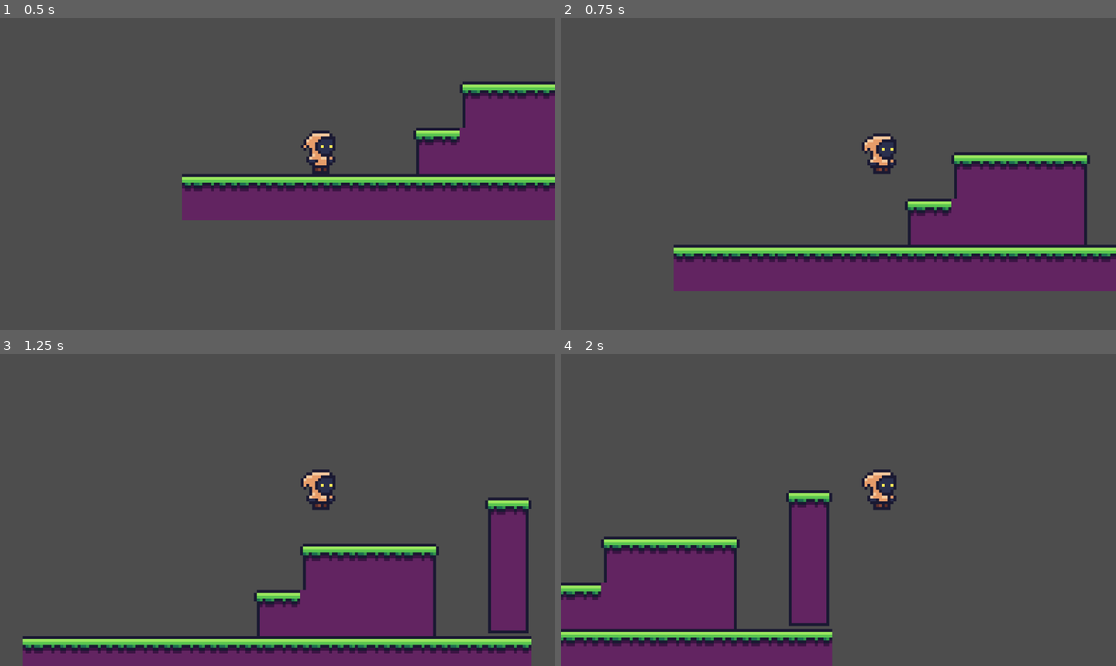
Above: before the commit, frames 1-4 (two rows, left to right).
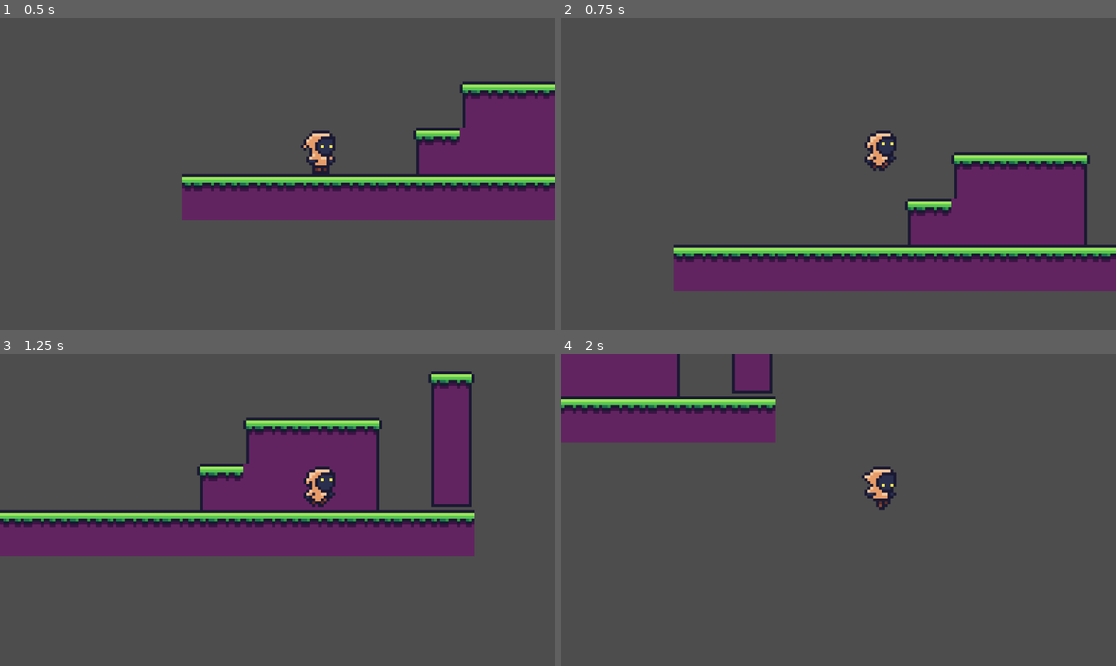
Above: after the commit, the same moments.

Repository: emilyahmad/first-platformer
Game: Godot game, scene res://Assets/Scenes/Areas/area_1.tscn
Same seed, same stepped clock (60 frames per second), same inputs: the game is played once before the commit and once after it.
Inputs:
- Up to frame 1 (0.5 s): no input
- Up to frame 2 (0.75 s): tap Enter at 0.5 s; hold Right (move_right) from 0.53 s (still down); tap Space (jump) at 0.6 s
- Up to frame 3 (1.25 s): keep holding Right (move_right); tap Space (jump) at 0.77, 1.07 s
- Up to frame 4 (2 s): keep holding Right (move_right); tap Space (jump) at 1.35, 1.52, 1.82 s

Frame 1 is identical in both runs. In frame 2, 0.4% of the frame differs, in the area x 54-61%, y 36-51%; in frame 3, 43%, in the area x 0-96%, y 5-100%; in frame 4, 27%.

Commit message:
working on tile map

Diff:
--- a/Assets/Scenes/Areas/area_1.tscn
+++ b/Assets/Scenes/Areas/area_1.tscn
@@ -6,68 +6,206 @@
 [sub_resource type="TileSetAtlasSource" id="TileSetAtlasSource_3uyhe"]
 texture = ExtResource("1_uidp5")
 0:0/0 = 0
-0:0/0/physics_layer_0/polygon_0/points = PackedVector2Array(-8, -8, 8, -8, 8, 8, -8, 8)
+0:0/0/terrain_set = 0
+0:0/0/terrain = 0
+0:0/0/physics_layer_0/polygon_0/points = PackedVector2Array(-8, -8, 8, -8, 8, -4, -8, -4)
+0:0/0/physics_layer_0/polygon_0/one_way = true
+0:0/0/terrains_peering_bit/right_side = 0
+0:0/0/terrains_peering_bit/bottom_right_corner = 0
+0:0/0/terrains_peering_bit/bottom_side = 0
 1:0/0 = 0
-1:0/0/physics_layer_0/polygon_0/points = PackedVector2Array(-8, -8, 8, -8, 8, 8, -8, 8)
+1:0/0/terrain_set = 0
+1:0/0/terrain = 0
+1:0/0/physics_layer_0/polygon_0/points = PackedVector2Array(-8, -8, 8, -8, 8, -4, -8, -4)
+1:0/0/physics_layer_0/polygon_0/one_way = true
+1:0/0/terrains_peering_bit/right_side = 0
+1:0/0/terrains_peering_bit/bottom_right_corner = 0
+1:0/0/terrains_peering_bit/bottom_side = 0
+1:0/0/terrains_peering_bit/bottom_left_corner = 0
+1:0/0/terrains_peering_bit/left_side = 0
 2:0/0 = 0
-2:0/0/physics_layer_0/polygon_0/points = PackedVector2Array(-8, -8, 8, -8, 8, 8, -8, 8)
+2:0/0/terrain_set = 0
+2:0/0/terrain = 0
+2:0/0/physics_layer_0/polygon_0/points = PackedVector2Array(-8, -8, 8, -8, 8, -4, -8, -4)
+2:0/0/physics_layer_0/polygon_0/one_way = true
+2:0/0/terrains_peering_bit/bottom_side = 0
+2:0/0/terrains_peering_bit/bottom_left_corner = 0
+2:0/0/terrains_peering_bit/left_side = 0
 3:0/0 = 0
-3:0/0/physics_layer_0/polygon_0/points = PackedVector2Array(-8, -8, 8, -8, 8, 8, -8, 8)
+3:0/0/terrain_set = 0
+3:0/0/terrain = 0
+3:0/0/physics_layer_0/polygon_0/points = PackedVector2Array(-8, -8, 8, -8, 8, -4, -8, -4)
+3:0/0/physics_layer_0/polygon_0/one_way = true
+3:0/0/terrains_peering_bit/bottom_side = 0
 4:0/0 = 0
-4:0/0/physics_layer_0/polygon_0/points = PackedVector2Array(-8, -8, 8, -8, 8, 8, -8, 8)
+4:0/0/terrain_set = 0
+4:0/0/terrain = 0
+4:0/0/terrains_peering_bit/right_side = 0
+4:0/0/terrains_peering_bit/bottom_side = 0
+4:0/0/terrains_peering_bit/bottom_left_corner = 0
+4:0/0/terrains_peering_bit/left_side = 0
+4:0/0/terrains_peering_bit/top_left_corner = 0
+4:0/0/terrains_peering_bit/top_side = 0
+4:0/0/terrains_peering_bit/top_right_corner = 0
 5:0/0 = 0
+5:0/0/terrain_set = 0
+5:0/0/terrain = 0
 5:0/0/physics_layer_0/polygon_0/points = PackedVector2Array(-8, -8, 8, -8, 8, 8, -8, 8)
+5:0/0/terrains_peering_bit/right_side = 0
+5:0/0/terrains_peering_bit/bottom_right_corner = 0
+5:0/0/terrains_peering_bit/bottom_side = 0
+5:0/0/terrains_peering_bit/left_side = 0
+5:0/0/terrains_peering_bit/top_left_corner = 0
+5:0/0/terrains_peering_bit/top_side = 0
+5:0/0/terrains_peering_bit/top_right_corner = 0
 0:1/0 = 0
-0:1/0/physics_layer_0/polygon_0/points = PackedVector2Array(-8, -8, 8, -8, 8, 8, -8, 8)
+0:1/0/terrain_set = 0
+0:1/0/terrain = 0
+0:1/0/terrains_peering_bit/right_side = 0
+0:1/0/terrains_peering_bit/bottom_right_corner = 0
+0:1/0/terrains_peering_bit/bottom_side = 0
+0:1/0/terrains_peering_bit/top_side = 0
+0:1/0/terrains_peering_bit/top_right_corner = 0
 1:1/0 = 0
-1:1/0/physics_layer_0/polygon_0/points = PackedVector2Array(-8, -8, 8, -8, 8, 8, -8, 8)
+1:1/0/terrain_set = 0
+1:1/0/terrain = 0
+1:1/0/terrains_peering_bit/right_side = 0
+1:1/0/terrains_peering_bit/bottom_right_corner = 0
+1:1/0/terrains_peering_bit/bottom_side = 0
+1:1/0/terrains_peering_bit/bottom_left_corner = 0
+1:1/0/terrains_peering_bit/left_side = 0
+1:1/0/terrains_peering_bit/top_left_corner = 0
+1:1/0/terrains_peering_bit/top_side = 0
+1:1/0/terrains_peering_bit/top_right_corner = 0
 2:1/0 = 0
-2:1/0/physics_layer_0/polygon_0/points = PackedVector2Array(-8, -8, 8, -8, 8, 8, -8, 8)
+2:1/0/terrain_set = 0
+2:1/0/terrain = 0
+2:1/0/terrains_peering_bit/bottom_side = 0
+2:1/0/terrains_peering_bit/bottom_left_corner = 0
+2:1/0/terrains_peering_bit/left_side = 0
+2:1/0/terrains_peering_bit/top_left_corner = 0
+2:1/0/terrains_peering_bit/top_side = 0
 3:1/0 = 0
-3:1/0/physics_layer_0/polygon_0/points = PackedVector2Array(-8, -8, 8, -8, 8, 8, -8, 8)
+3:1/0/terrain_set = 0
+3:1/0/terrain = 0
+3:1/0/terrains_peering_bit/bottom_side = 0
+3:1/0/terrains_peering_bit/top_side = 0
 4:1/0 = 0
-4:1/0/physics_layer_0/polygon_0/points = PackedVector2Array(-8, -8, 8, -8, 8, 8, -8, 8)
+4:1/0/terrain_set = 0
+4:1/0/terrain = 0
+4:1/0/terrains_peering_bit/right_side = 0
+4:1/0/terrains_peering_bit/bottom_right_corner = 0
+4:1/0/terrains_peering_bit/bottom_side = 0
+4:1/0/terrains_peering_bit/bottom_left_corner = 0
+4:1/0/terrains_peering_bit/left_side = 0
+4:1/0/terrains_peering_bit/top_left_corner = 0
+4:1/0/terrains_peering_bit/top_side = 0
 5:1/0 = 0
-5:1/0/physics_layer_0/polygon_0/points = PackedVector2Array(-8, -8, 8, -8, 8, 8, -8, 8)
+5:1/0/terrain_set = 0
+5:1/0/terrain = 0
+5:1/0/terrains_peering_bit/right_side = 0
+5:1/0/terrains_peering_bit/bottom_right_corner = 0
+5:1/0/terrains_peering_bit/bottom_side = 0
+5:1/0/terrains_peering_bit/bottom_left_corner = 0
+5:1/0/terrains_peering_bit/left_side = 0
+5:1/0/terrains_peering_bit/top_side = 0
+5:1/0/terrains_peering_bit/top_right_corner = 0
 0:2/0 = 0
-0:2/0/physics_layer_0/polygon_0/points = PackedVector2Array(-8, -8, 8, -8, 8, 8, -8, 8)
+0:2/0/terrain_set = 0
+0:2/0/terrain = 0
+0:2/0/terrains_peering_bit/right_side = 0
+0:2/0/terrains_peering_bit/top_side = 0
+0:2/0/terrains_peering_bit/top_right_corner = 0
 1:2/0 = 0
-1:2/0/physics_layer_0/polygon_0/points = PackedVector2Array(-8, -8, 8, -8, 8, 8, -8, 8)
+1:2/0/terrain_set = 0
+1:2/0/terrain = 0
+1:2/0/terrains_peering_bit/right_side = 0
+1:2/0/terrains_peering_bit/left_side = 0
+1:2/0/terrains_peering_bit/top_left_corner = 0
+1:2/0/terrains_peering_bit/top_side = 0
+1:2/0/terrains_peering_bit/top_right_corner = 0
 2:2/0 = 0
-2:2/0/physics_layer_0/polygon_0/points = PackedVector2Array(-8, -8, 8, -8, 8, 8, -8, 8)
+2:2/0/terrain_set = 0
+2:2/0/terrain = 0
+2:2/0/terrains_peering_bit/left_side = 0
+2:2/0/terrains_peering_bit/top_left_corner = 0
+2:2/0/terrains_peering_bit/top_side = 0
 3:2/0 = 0
-3:2/0/physics_layer_0/polygon_0/points = PackedVector2Array(-8, -8, 8, -8, 8, 8, -8, 8)
+3:2/0/terrain_set = 0
+3:2/0/terrain = 0
+3:2/0/terrains_peering_bit/top_side = 0
 0:3/0 = 0
-0:3/0/physics_layer_0/polygon_0/points = PackedVector2Array(-8, -8, 8, -8, 8, 8, -8, 8)
+0:3/0/terrain_set = 0
+0:3/0/terrain = 0
+0:3/0/physics_layer_0/polygon_0/points = PackedVector2Array(-8, -8, 8, -8, 8, -4, -8, -4)
+0:3/0/physics_layer_0/polygon_0/one_way = true
+0:3/0/terrains_peering_bit/right_side = 0
 1:3/0 = 0
-1:3/0/physics_layer_0/polygon_0/points = PackedVector2Array(-8, -8, 8, -8, 8, 8, -8, 8)
+1:3/0/terrain_set = 0
+1:3/0/terrain = 0
+1:3/0/physics_layer_0/polygon_0/points = PackedVector2Array(-8, -8, 8, -8, 8, -4, -8, -4)
+1:3/0/physics_layer_0/polygon_0/one_way = true
+1:3/0/terrains_peering_bit/right_side = 0
+1:3/0/terrains_peering_bit/left_side = 0
 2:3/0 = 0
-2:3/0/physics_layer_0/polygon_0/points = PackedVector2Array(-8, -8, 8, -8, 8, 8, -8, 8)
+2:3/0/terrain_set = 0
+2:3/0/terrain = 0
+2:3/0/physics_layer_0/polygon_0/points = PackedVector2Array(-8, -8, 8, -8, 8, -4, -8, -4)
+2:3/0/physics_layer_0/polygon_0/one_way = true
+2:3/0/terrains_peering_bit/left_side = 0
 3:3/0 = 0
-3:3/0/physics_layer_0/polygon_0/points = PackedVector2Array(-8, -8, 8, -8, 8, 8, -8, 8)
+3:3/0/terrain_set = 0
+3:3/0/terrain = 0
+3:3/0/physics_layer_0/polygon_0/points = PackedVector2Array(-8, -8, 8, -8, 8, -4, -8, -4)
+3:3/0/physics_layer_0/polygon_0/one_way = true
 0:4/0 = 0
+0:4/0/physics_layer_0/polygon_0/points = PackedVector2Array(-8, -8, 8, -8, 8, 8, -8, 8)
 1:4/0 = 0
+1:4/0/physics_layer_0/polygon_0/points = PackedVector2Array(-8, -8, 8, -8, 8, 8, -8, 8)
 2:4/0 = 0
+2:4/0/physics_layer_0/polygon_0/points = PackedVector2Array(-8, -8, 8, -8, 8, 8, -8, 8)
 3:4/0 = 0
+3:4/0/physics_layer_0/polygon_0/points = PackedVector2Array(-8, -8, 8, -8, 8, 8, -8, 8)
 4:4/0 = 0
+4:4/0/physics_layer_0/polygon_0/points = PackedVector2Array(-8, -8, 8, -8, 8, 8, -8, 8)
 5:4/0 = 0
+5:4/0/physics_layer_0/polygon_0/points = PackedVector2Array(-8, -8, 8, -8, 8, 8, -8, 8)
 0:5/0 = 0
+0:5/0/physics_layer_0/polygon_0/points = PackedVector2Array(-8, -8, 8, -8, 8, 8, -8, 8)
 1:5/0 = 0
+1:5/0/physics_layer_0/polygon_0/points = PackedVector2Array(-8, -8, 8, -8, 8, 8, -8, 8)
 2:5/0 = 0
+2:5/0/physics_layer_0/polygon_0/points = PackedVector2Array(-8, -8, 8, -8, 8, 8, -8, 8)
 3:5/0 = 0
+3:5/0/physics_layer_0/polygon_0/points = PackedVector2Array(-8, -8, 8, -8, 8, 8, -8, 8)
 4:5/0 = 0
+4:5/0/physics_layer_0/polygon_0/points = PackedVector2Array(-8, -8, 8, -8, 8, 8, -8, 8)
 5:5/0 = 0
+5:5/0/physics_layer_0/polygon_0/points = PackedVector2Array(-8, -8, 8, -8, 8, 8, -8, 8)
 0:6/0 = 0
+0:6/0/physics_layer_0/polygon_0/points = PackedVector2Array(-8, -8, 8, -8, 8, 8, -8, 8)
 1:6/0 = 0
+1:6/0/physics_layer_0/polygon_0/points = PackedVector2Array(-8, -8, 8, -8, 8, 8, -8, 8)
 2:6/0 = 0
+2:6/0/physics_layer_0/polygon_0/points = PackedVector2Array(-8, -8, 8, -8, 8, 8, -8, 8)
 3:6/0 = 0
+3:6/0/physics_layer_0/polygon_0/points = PackedVector2Array(-8, -8, 8, -8, 8, 8, -8, 8)
 0:7/0 = 0
+0:7/0/physics_layer_0/polygon_0/points = PackedVector2Array(-8, -8, 8, -8, 8, 8, -8, 8)
 1:7/0 = 0
+1:7/0/physics_layer_0/polygon_0/points = PackedVector2Array(-8, -8, 8, -8, 8, 8, -8, 8)
 2:7/0 = 0
+2:7/0/physics_layer_0/polygon_0/points = PackedVector2Array(-8, -8, 8, -8, 8, 8, -8, 8)
 3:7/0 = 0
+3:7/0/physics_layer_0/polygon_0/points = PackedVector2Array(-8, -8, 8, -8, 8, 8, -8, 8)
 
 [sub_resource type="TileSet" id="TileSet_8wi1m"]
 physics_layer_0/collision_layer = 1
+terrain_set_0/mode = 0
+terrain_set_0/terrain_0/name = "one_way_ground"
+terrain_set_0/terrain_0/color = Color(0.244672, 0.467943, 0.380491, 1)
+terrain_set_0/terrain_1/name = "ground"
+terrain_set_0/terrain_1/color = Color(0.423854, 0.28047, 0.249354, 1)
 sources/0 = SubResource("TileSetAtlasSource_3uyhe")
 
 [node name="Area1" type="Node2D"]
--- a/Assets/Scenes/player.tscn
+++ b/Assets/Scenes/player.tscn
@@ -106,8 +106,11 @@
 offset = Vector2(-15, 0)
 zoom = Vector2(6, 6)
 
-[node name="PlayerAnimator" type="Node2D" parent="."]
+[node name="PlayerAnimator" type="Node2D" parent="." node_paths=PackedStringArray("player_controller", "animation_player", "sprite")]
 script = ExtResource("2_38rej")
+player_controller = NodePath("..")
+animation_player = NodePath("AnimationPlayer")
+sprite = NodePath("Sprite2D")
 
 [node name="AnimationPlayer" type="AnimationPlayer" parent="PlayerAnimator"]
 root_node = NodePath("../..")
--- a/Assets/Scripts/player_animator.gd
+++ b/Assets/Scripts/player_animator.gd
@@ -4,15 +4,19 @@
 @export var animation_player : AnimationPlayer
 @export var sprite : Sprite2D
 
-#availability to meet with mentors
-#team number = 1
-#handle team adjustments over email rather than google forms
-##permission slips required (each student & parent submit), email pdf/scan
-#find sign ups on page 8&9 of guidebook
-#high school submit proposal (pdf), project poster & presentation
-#explore guidebook for tips on proposal
-# mentors are undergrads
-# can meet 1x1
-#guides are made by post docs (screening newborns for disease, etc.)
-# links to consortiums, publicly available data sets
-# around 100 projects submitted (hackathon level difficulty)
+func _process(delta):
+	# flip based on player's input direction
+	if player_controller.direction == 1:
+		sprite.flip_h = false
+	elif player_controller.direction == -1:
+		sprite.flip_h = true
+
+	if abs(player_controller.velocity.x) > 0.0:
+		animation_player.play("move")
+	else:
+		animation_player.play("idle")
+
+	if player_controller.velocity.y < 0.0:
+		animation_player.play("jump")
+	elif player_controller.velocity.y > 0.0:
+		animation_player.play("fall")
